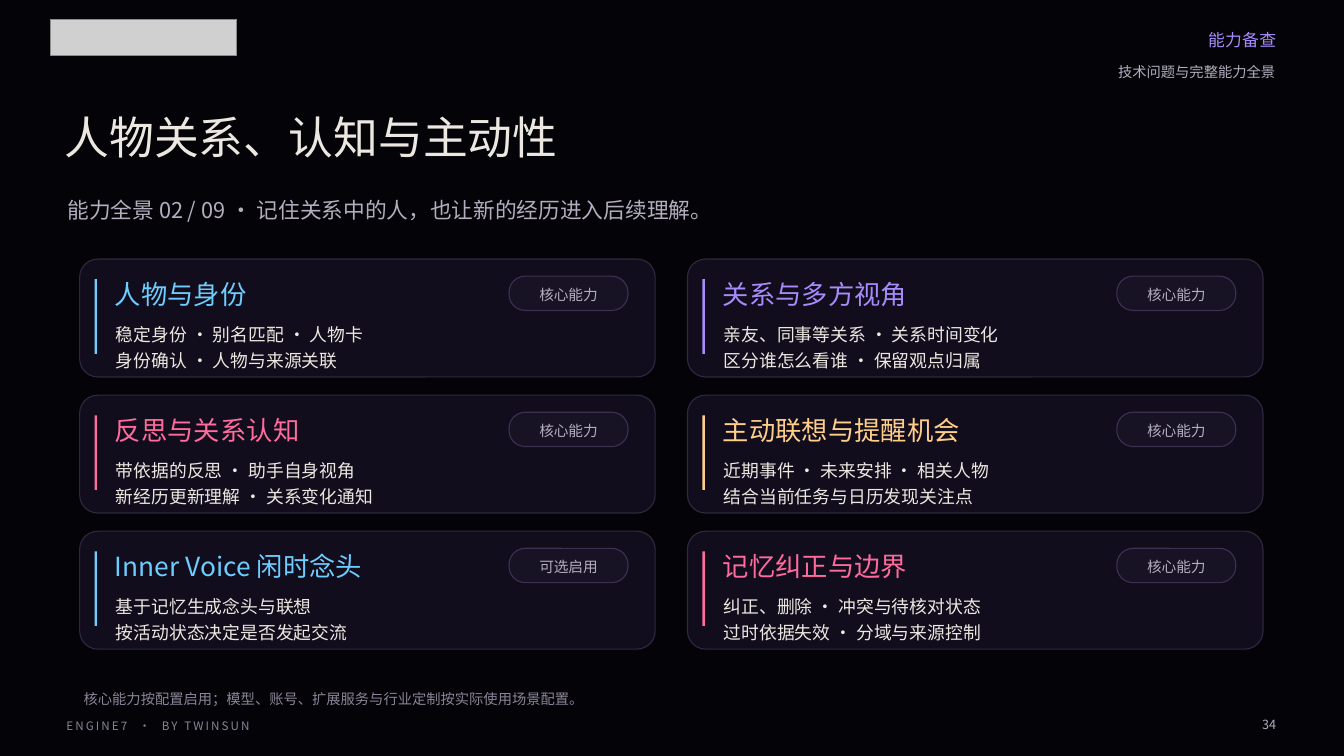
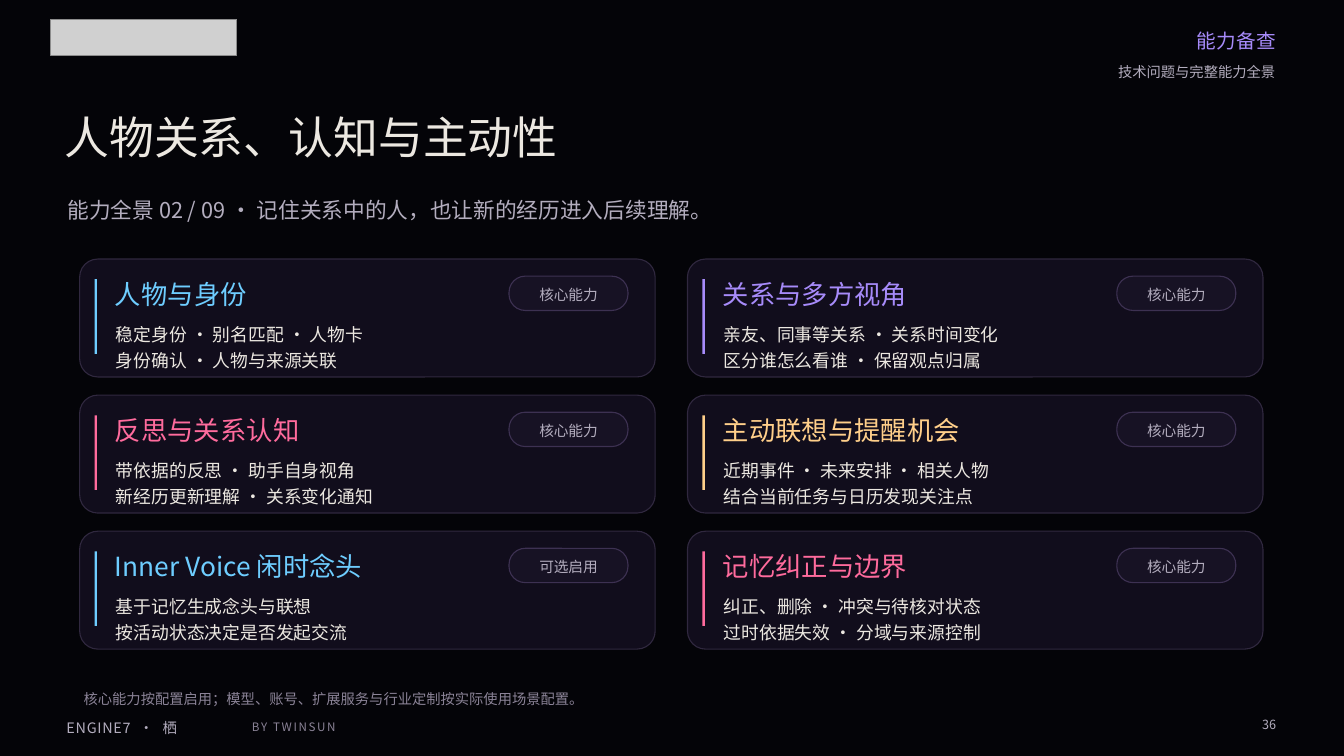
Before and after one commit to ruiyangruiyi/engine7-docs, a slide deck: slide 36 of materials/engine7-product-introduction.pptx (slide 34 before the commit). Drawn at 1344x756 pixels with LibreOffice and Linux fonts; fonts in the diff are those of the drawing; grey boxes stand for pictures; background and template pictures are left out. Boxes give left, top, right and bottom in pixels: in the first picture for what was removed or moved away, otherwise in the second. Text is boxed around its words. In the diff, an @@ line names an element or a change of style, - is before the commit and + after.

```diff
--- a/materials/engine7-product-introduction.pptx
+++ b/materials/engine7-product-introduction.pptx
@@ text "能力备查" at bbox=[1197, 31, 1276, 50]: size 12 to 14 pt @@
@@ text at bbox=[1262, 719, 1276, 729]: text changed @@
-34
+36
@@ text added at bbox=[66, 721, 177, 734], 10.3 pt, text #B3ADBE @@
+ENGINE7 · 栖
@@ text at bbox=[252, 722, 336, 731]: text changed @@
-ENGINE7 · BY TWINSUN
+BY TWINSUN
```
Also in this commit, not shown: 40 other slides changed, 3 slides added, 8 other files.
